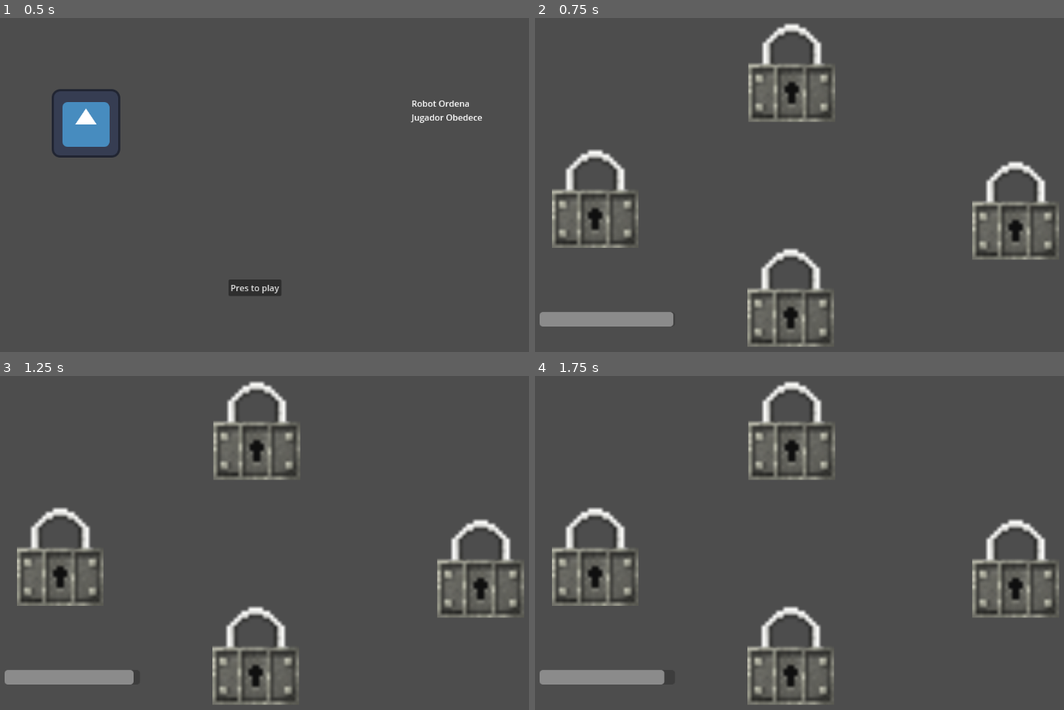
Above: before the commit, frames 1-4 (two rows, left to right).
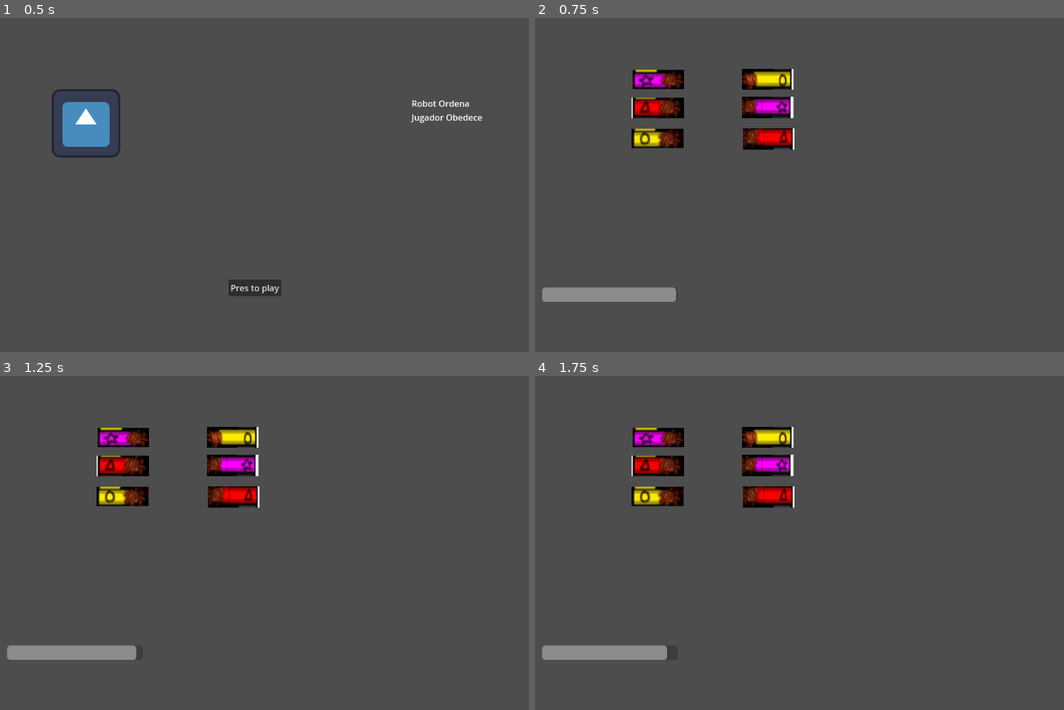
Above: after the commit, the same moments.

Repository: Fran4002/robot-ordena-jugador-obedece
Game: Godot game, scene res://Shared/start.tscn
Same seed, same stepped clock (60 frames per second), same inputs: the game is played once before the commit and once after it. The engine's default icon, where the game draws it, is replaced by a stand-in: a white triangle on a blue panel in a dark square.
Inputs (mouse positions are in pixels of both pictures, inside the frame that each line leads up to):
- Up to frame 1 (0.5 s): no input
- Up to frame 2 (0.75 s): click "Pres to play" at 0.5 s
- Up to frame 3 (1.25 s): no input
- Up to frame 4 (1.75 s): click (794, 422) at 1.27 s

Frame 1 is identical in both runs. In frame 2, 13% of the frame differs, in the area x 0-100%, y 1-99%; in frame 3, 12%; in frame 4, 12%.

Commit message:
Connected cables

Diff:
--- a/Games/Cables/cables-main.tscn
+++ b/Games/Cables/cables-main.tscn
@@ -1,7 +1,8 @@
-[gd_scene load_steps=3 format=3 uid="uid://dmt774x0tsffs"]
+[gd_scene load_steps=4 format=3 uid="uid://dmt774x0tsffs"]
 
 [ext_resource type="PackedScene" uid="uid://2p5shpjo83rf" path="res://Games/Cables/Nodos/cablesIzq.tscn" id="1_twogd"]
 [ext_resource type="PackedScene" uid="uid://yrne38hnos8j" path="res://Games/Cables/Nodos/cablesDer.tscn" id="2_00lh8"]
+[ext_resource type="PackedScene" uid="uid://2tvak5tl4xjb" path="res://Shared/timer.tscn" id="3_00lh8"]
 
 [node name="Cables-main" type="Node2D"]
 
@@ -11,6 +12,13 @@
 [node name="CablesDer" parent="." instance=ExtResource("2_00lh8")]
 position = Vector2(483, 174)
 
+[node name="ProgressBar" parent="." instance=ExtResource("3_00lh8")]
+offset_left = 87.0
+offset_top = 510.0
+offset_right = 340.0
+offset_bottom = 537.0
+nextScene = "res://Games/Padlocks/padlocks_main.tscn"
+
 [connection signal="cableAmarilloDer_clicked" from="CablesDer" to="CablesIzq" method="_on_cables_der_cable_amarillo_der_clicked"]
 [connection signal="cableMoradoDer_clicked" from="CablesDer" to="CablesIzq" method="_on_cables_der_cable_morado_der_clicked"]
 [connection signal="cableRojoDer_cliked" from="CablesDer" to="CablesIzq" method="_on_cables_der_cable_rojo_der_cliked"]
--- a/Shared/Scripts/start.gd
+++ b/Shared/Scripts/start.gd
@@ -1,5 +1,5 @@
 extends Control
 
 func _on_button_pressed() -> void:
-	get_tree().change_scene_to_file("res://Games/Padlocks/padlocks_main.tscn")
+	get_tree().change_scene_to_file("res://Games/Cables/cables-main.tscn")
 	pass # Replace with function body.
